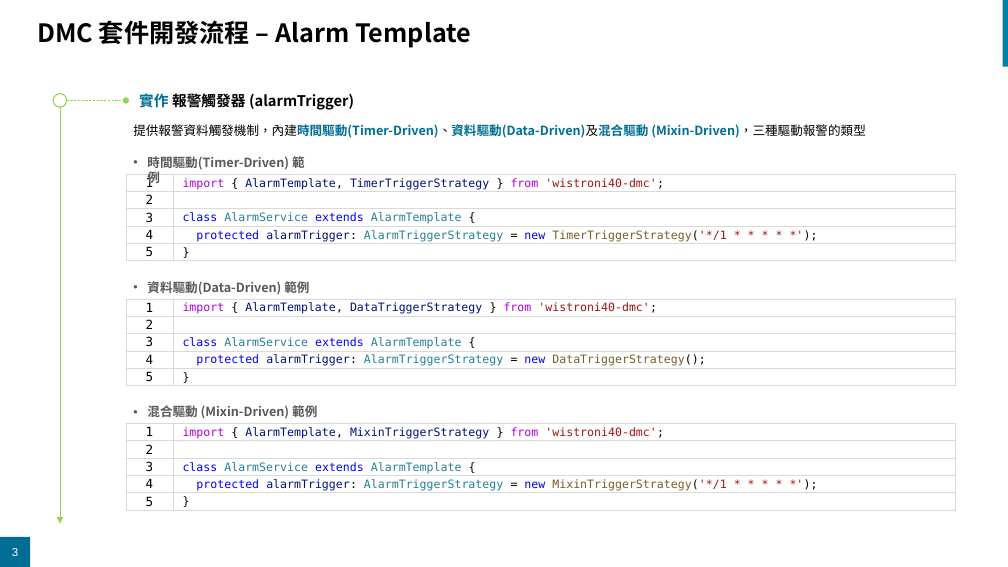
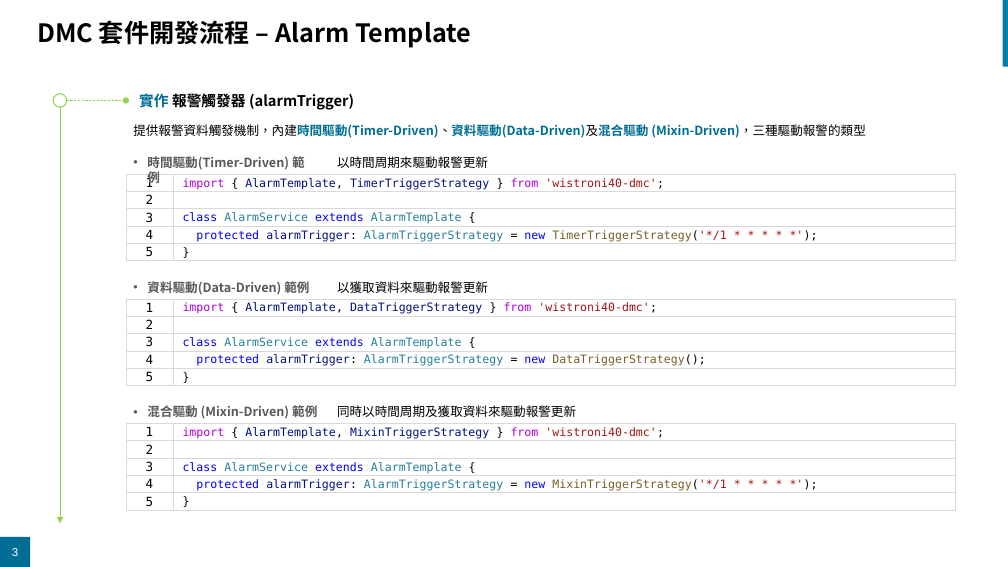
Before and after one commit to SteveLin100132/dmc, a slide deck: slide 3 of docs/architecture.pptx. Drawn at 1008x567 pixels with LibreOffice and Linux fonts; fonts in the diff are those of the drawing; background and template pictures are left out. Boxes give left, top, right and bottom in pixels: in the first picture for what was removed or moved away, otherwise in the second. Text is boxed around its words. In the diff, an @@ line names an element or a change of style, - is before the commit and + after.

Commit message:
Update document
更新
1. 更新說明文件

```diff
--- a/docs/architecture.pptx
+++ b/docs/architecture.pptx
@@ text added at box(337, 156, 488, 168), 12 pt, text #000000 @@
+以時間周期來驅動報警更新
@@ text added at box(337, 281, 488, 293), 12 pt, text #000000 @@
+以獲取資料來驅動報警更新
@@ text added at box(337, 405, 576, 417), 12 pt, text #000000 @@
+同時以時間周期及獲取資料來驅動報警更新
```
Also in this commit, not shown: 1 slide added.
